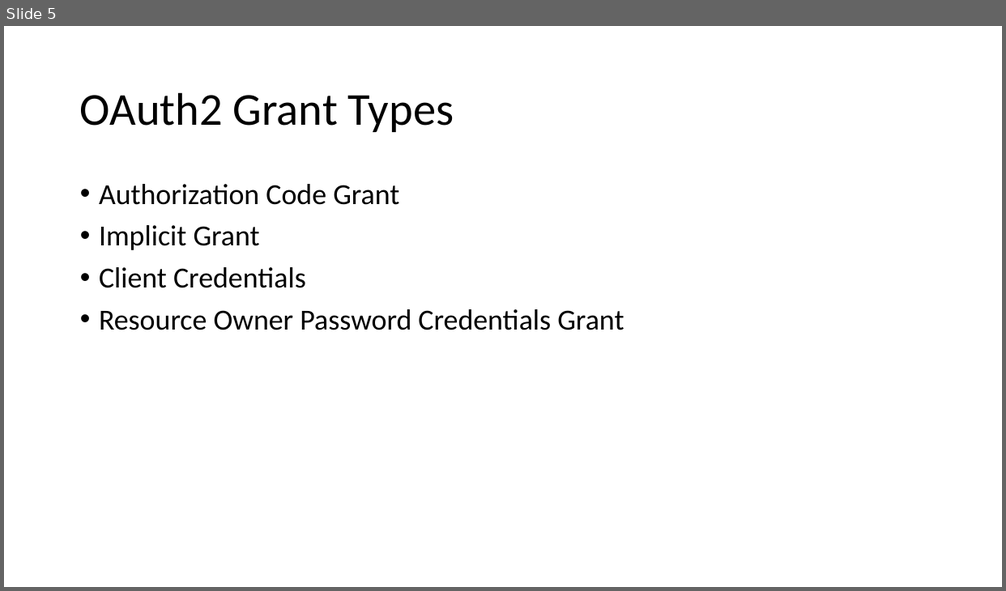
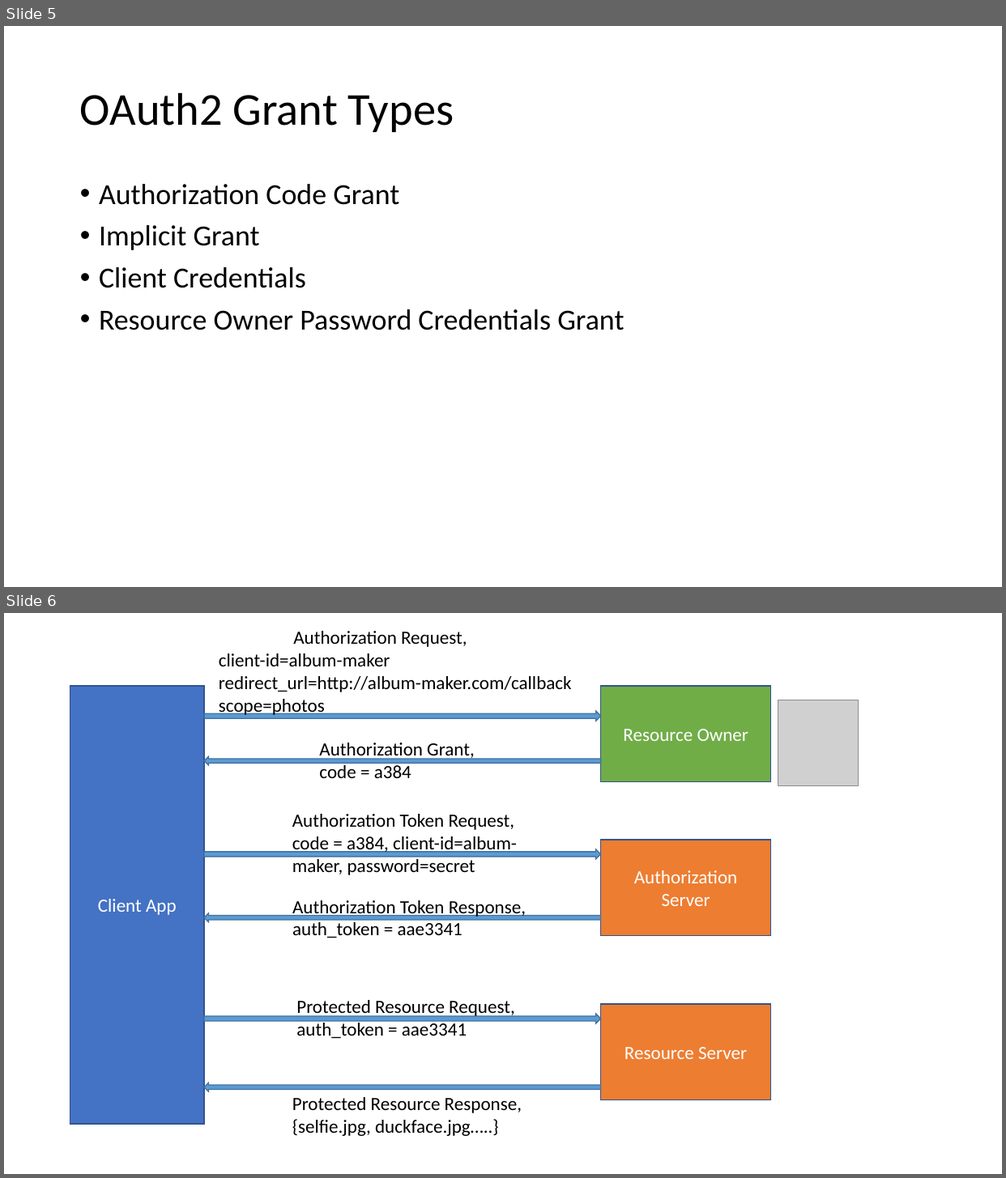
Before and after one commit to balajivijayan/oauth2, a slide deck: OAuth2.pptx. Shown one above the other, each under a label of ours: slide 5 before the commit, slides 5 and 6 after it. The pictures are 1006x591 and 1006x1178 pixels, drawn with LibreOffice and Linux fonts; fonts in the diff are those of the drawing; grey boxes stand for pictures. Boxes give left, top, right and bottom in pixels: in the first picture for what was removed or moved away, otherwise in the second. Text is boxed around its words. In the diff, an @@ line names an element or a change of style, - is before the commit and + after.

Commit message:
added auth grant flow in presentation

```diff
--- a/OAuth2.pptx
+++ b/OAuth2.pptx
@@ slide 6 added at (4, 613, 1002, 1174), background #FFFFFF @@
@@ text added at (219, 631, 572, 717), 18 pt, text #000000 @@
+Authorization Request,
+client-id=album-maker
+redirect_url=http://album-maker.com/callback
+scope=photos
@@ rectangle added at (70, 686, 204, 1123), fill #4472C4, outline #325491 1 pt, 18 pt, text #FFFFFF @@
+Client App
@@ rectangle added at (601, 686, 770, 782), fill #70AD47, outline #325491 1 pt, 18 pt, text #FFFFFF @@
+Resource Owner
@@ picture added at (778, 700, 859, 786) @@
@@ right arrow added at (205, 711, 602, 721), fill #5B9BD5, outline #43739E 1 pt @@
@@ left arrow added at (205, 756, 602, 766), fill #5B9BD5, outline #43739E 1 pt @@
@@ text added at (319, 743, 475, 778), 18 pt, text #000000 @@
+Authorization Grant,
+code = a384
@@ text added at (292, 814, 517, 875), 18 pt, text #000000 @@
+Authorization Token Request,
+code = a384, client-id=album-maker, password=secret
@@ right arrow added at (204, 850, 601, 859), fill #5B9BD5, outline #43739E 1 pt @@
@@ rectangle added at (601, 840, 770, 936), fill #ED7D31, outline #325491 1 pt, 18 pt, text #FFFFFF @@
+Authorization Server
@@ text added at (292, 901, 526, 938), 18 pt, text #000000 @@
+Authorization Token Response,
+auth_token = aae3341
@@ left arrow added at (204, 914, 601, 922), fill #5B9BD5, outline #43739E 1 pt @@
@@ text added at (296, 1000, 515, 1038), 18 pt, text #000000 @@
+Protected Resource Request,
+auth_token = aae3341
@@ right arrow added at (204, 1014, 601, 1024), fill #5B9BD5, outline #43739E 1 pt @@
@@ rectangle added at (601, 1004, 770, 1101), fill #ED7D31, outline #325491 1 pt, 18 pt, text #FFFFFF @@
+Resource Server
@@ left arrow added at (204, 1083, 601, 1093), fill #5B9BD5, outline #43739E 1 pt @@
@@ text added at (292, 1097, 522, 1136), 18 pt, text #000000 @@
+Protected Resource Response,
+{selfie.jpg, duckface.jpg…..}
```
Also in this commit, not shown: 1 slide changed, 1 other file.
